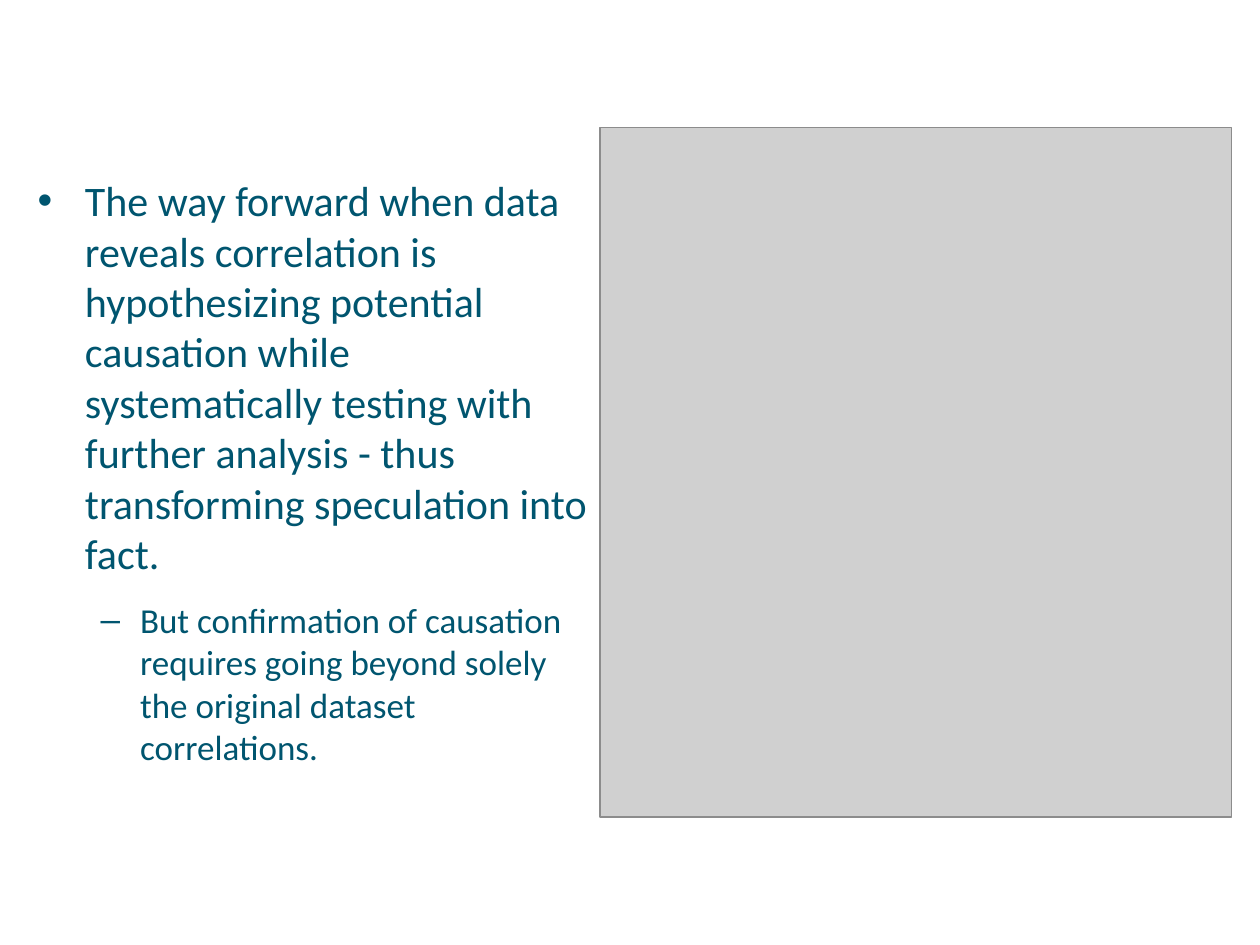
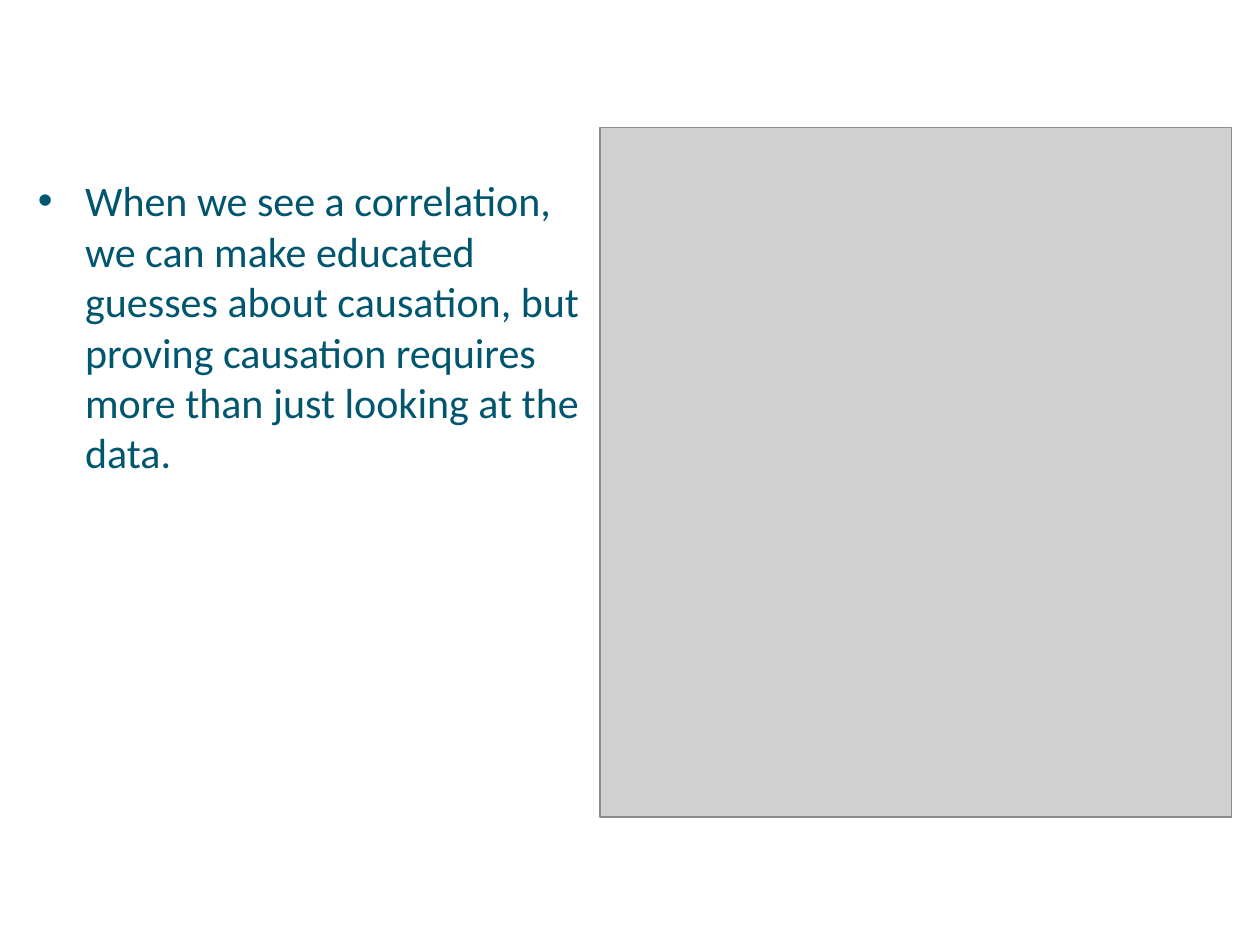
Before and after one commit to a099954/ABC-Program, a slide deck: slide 26 of Data Literacy/Day 2 Questioning Data /02-Questioning Data - Final.pptx (slide 29 before the commit). Drawn at 1260x945 pixels with LibreOffice and Linux fonts; fonts in the diff are those of the drawing; grey boxes stand for pictures; background and template pictures are left out. Boxes give left, top, right and bottom in pixels: in the first picture for what was removed or moved away, otherwise in the second. Text is boxed around its words. In the diff, an @@ line names an element or a change of style, - is before the commit and + after.

```diff
--- a/Data Literacy/Day 2 Questioning Data /02-Questioning Data - Final.pptx
+++ b/Data Literacy/Day 2 Questioning Data /02-Questioning Data - Final.pptx
@@ text at bbox=[85, 186, 579, 469]: text changed @@
-• The way forward when data reveals correlation is hypothesizing potential causation while systematically testing with further analysis - thus transforming speculation into fact.
-  – But confirmation of causation requires going beyond solely the original dataset correlations.
+• When we see a correlation, we can make educated guesses about causation, but proving causation requires more than just looking at the data.
```
Also in this commit, not shown: 22 other slides changed, 8 slides added, 6 slides removed, 6 other files.
